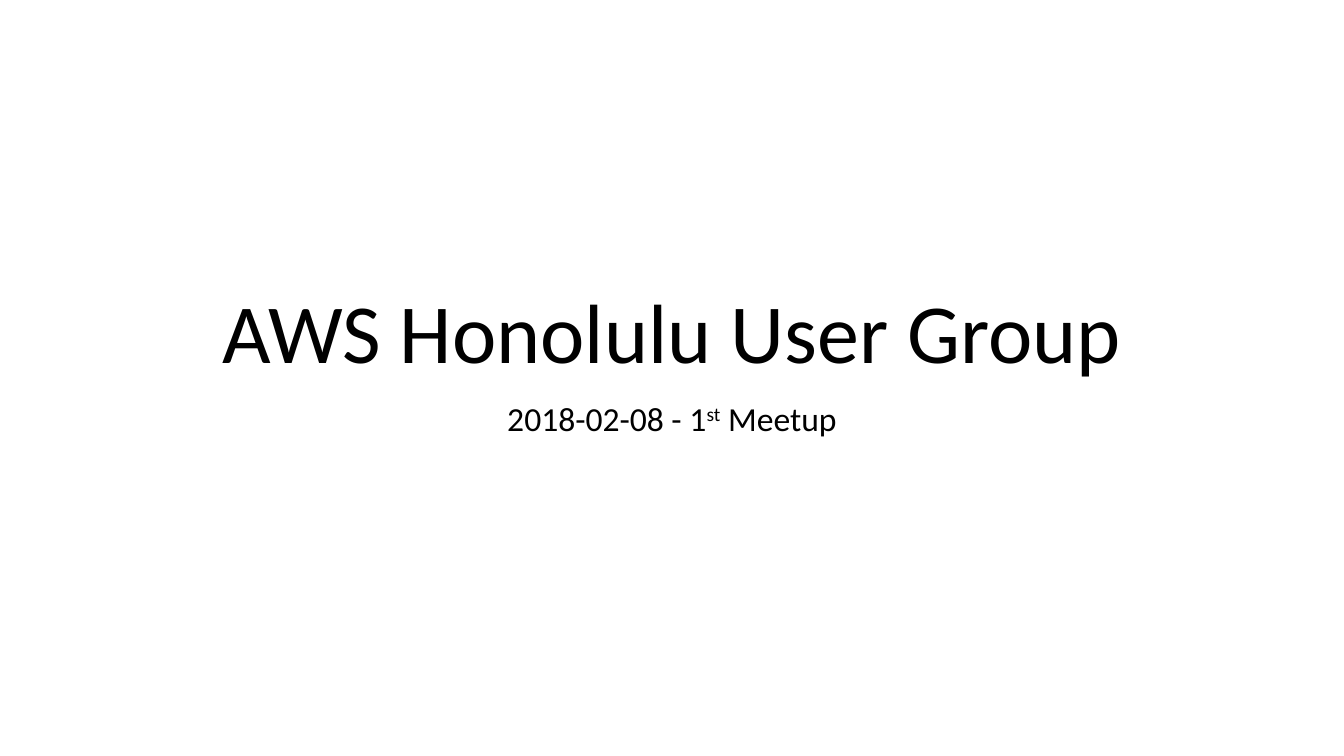
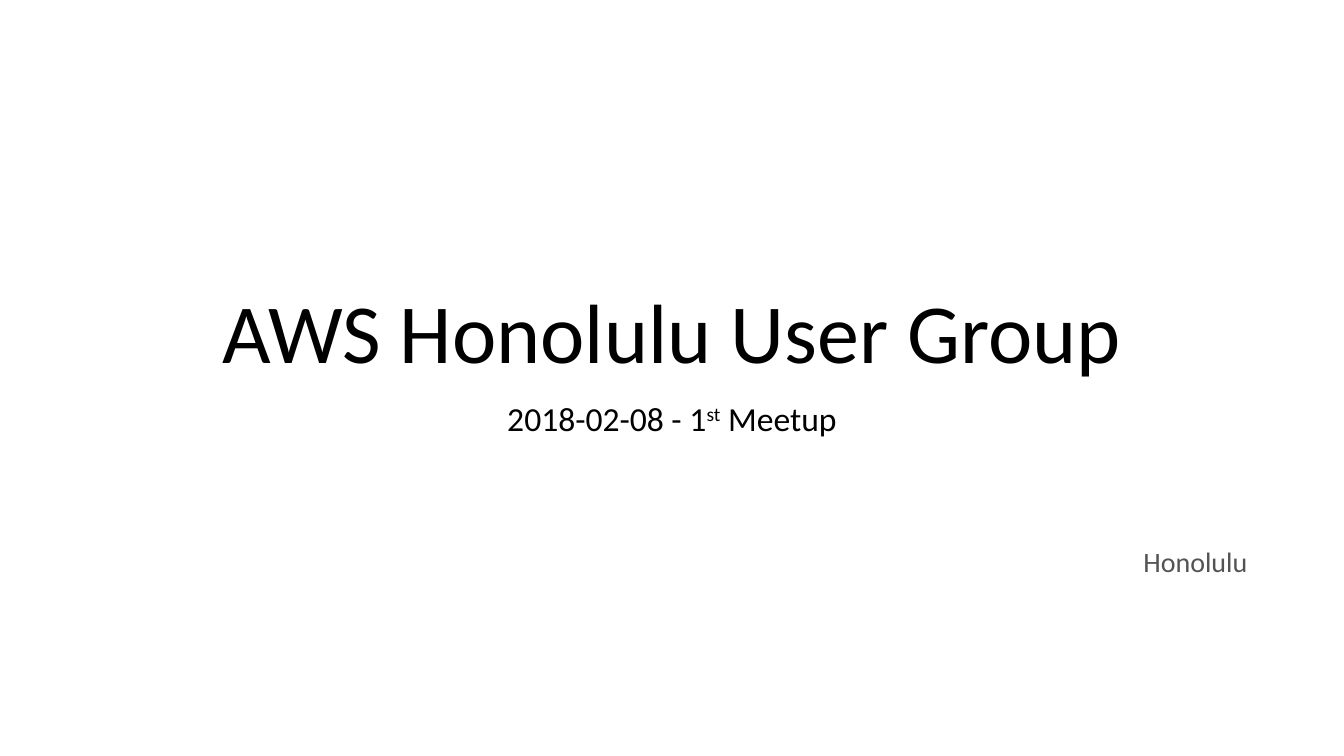
Before and after one commit to awshonolulu/presentations, a slide deck: slide 1 of template.potx. Drawn at 1344x756 pixels with LibreOffice and Linux fonts; fonts in the diff are those of the drawing; background and template pictures are left out. Boxes give left, top, right and bottom in pixels: in the first picture for what was removed or moved away, otherwise in the second. Text is boxed around its words. In the diff, an @@ line names an element or a change of style, - is before the commit and + after.

Commit message:
Added 2nd meetup presentation and updated template

```diff
--- a/template.potx
+++ b/template.potx
@@ text added at (1143, 552, 1247, 572), 20 pt, text #525252 @@
+Honolulu
```
Also in this commit, not shown: 2 other files.
